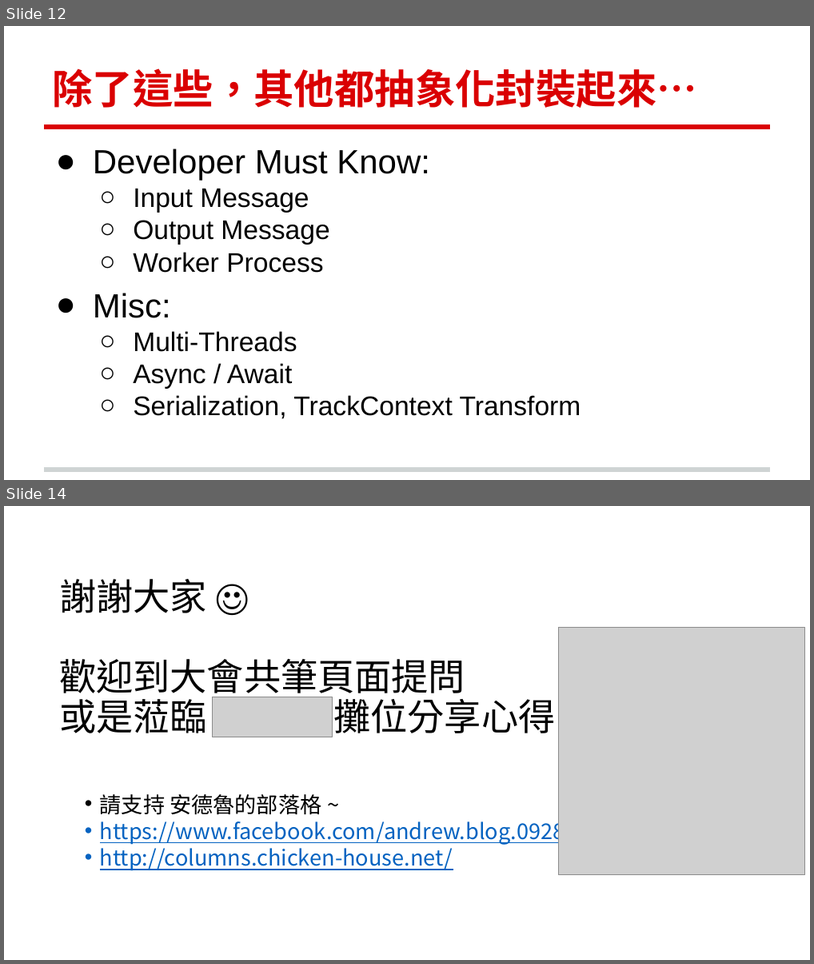
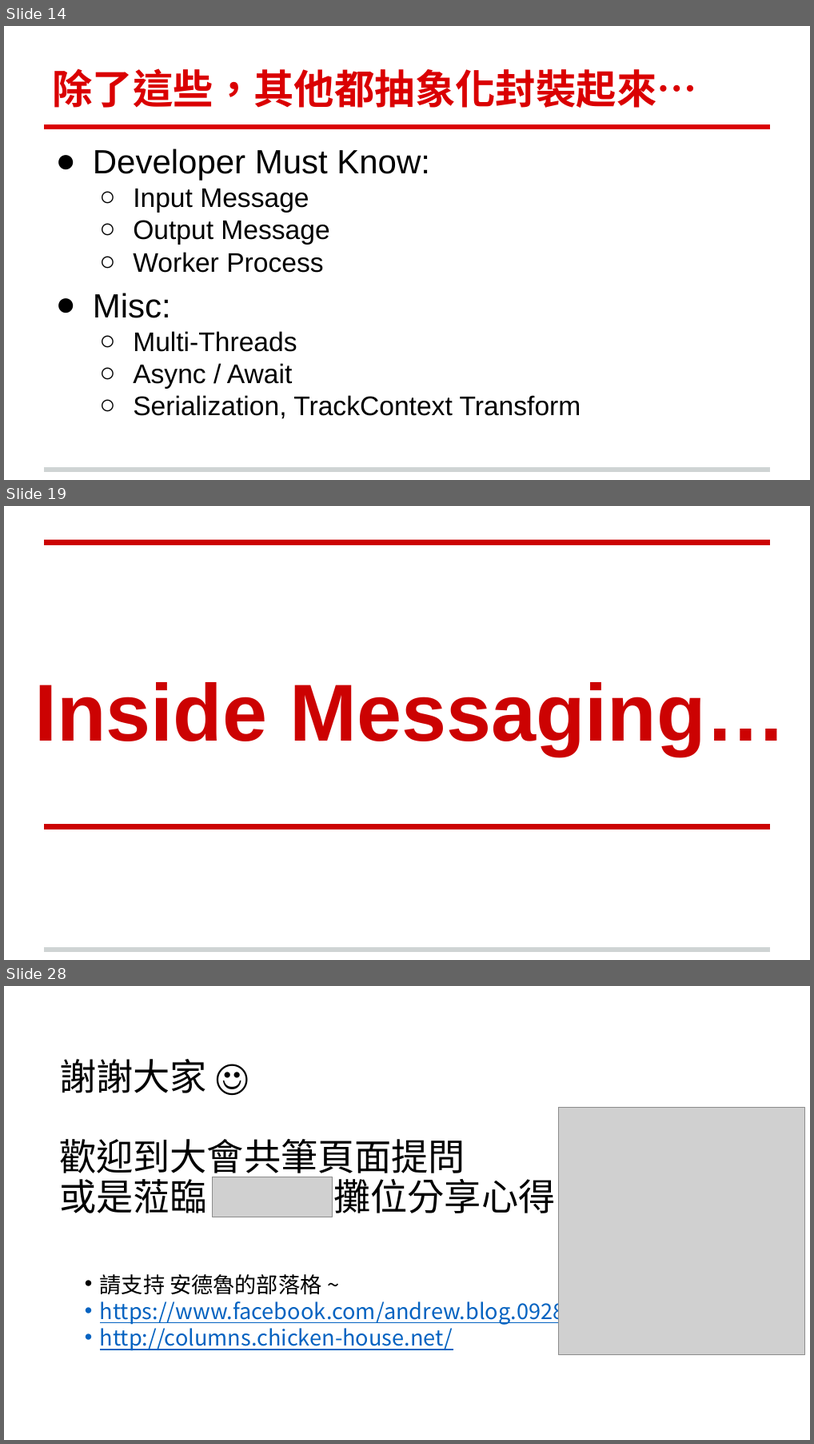
Before and after one commit to andrew0928/Meetup, a slide deck: 20190123.MessageQueueRPC/91APP-MessageQueueRPC-20190123.pptx. Shown one above the other, each under a label of ours: slides 12 and 14 before the commit, slides 14, 19 and 28 after it; the slides between them are not shown. The pictures are 814x964 and 814x1444 pixels, drawn with LibreOffice and Linux fonts; fonts in the diff are those of the drawing; grey boxes stand for pictures; background and template pictures are left out. Boxes give left, top, right and bottom in pixels: in the first picture for what was removed or moved away, otherwise in the second. Text is boxed around its words. In the diff, an @@ line names an element or a change of style, - is before the commit and + after.

```diff
--- a/20190123.MessageQueueRPC/91APP-MessageQueueRPC-20190123.pptx
+++ b/20190123.MessageQueueRPC/91APP-MessageQueueRPC-20190123.pptx
@@ slide 19 added at [4, 506, 810, 960], background #FFFFFF; not listed: 1 template element that a slide beside it also shows @@
@@ line added from (44, 542) to (770, 542), #CC0202 4.5 pt @@
@@ title added at [34, 682, 786, 756], 72 pt, text #CC0202, bold @@
+Inside Messaging…
@@ line added from (44, 826) to (770, 826), #CC0202 4.5 pt @@
@@ what was slide 12 is now slide 14 @@
@@ what was slide 14 is now slide 28 @@
```
Also in this commit, not shown: 1 slide changed, 14 other slides added, 1 slide removed.
